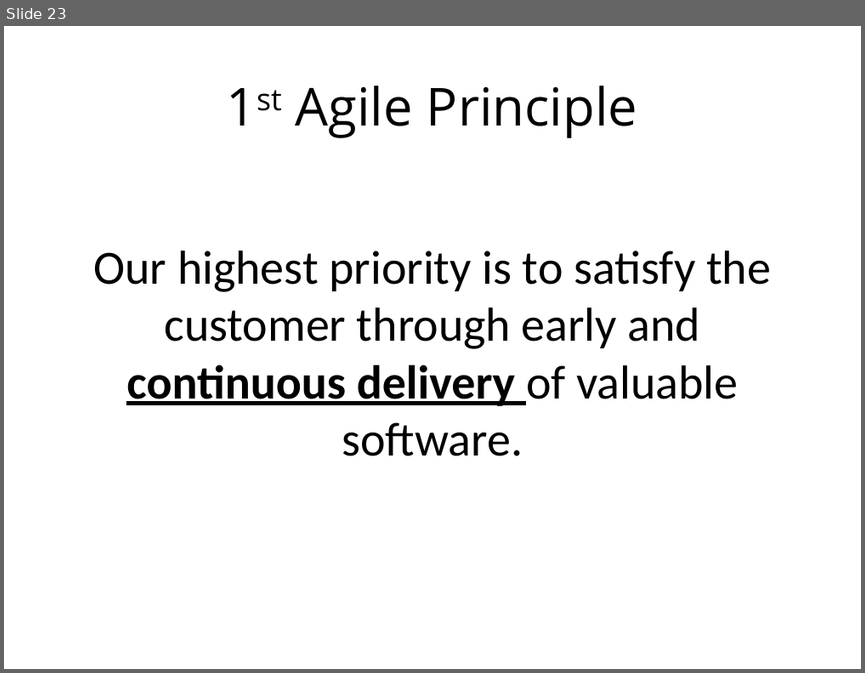
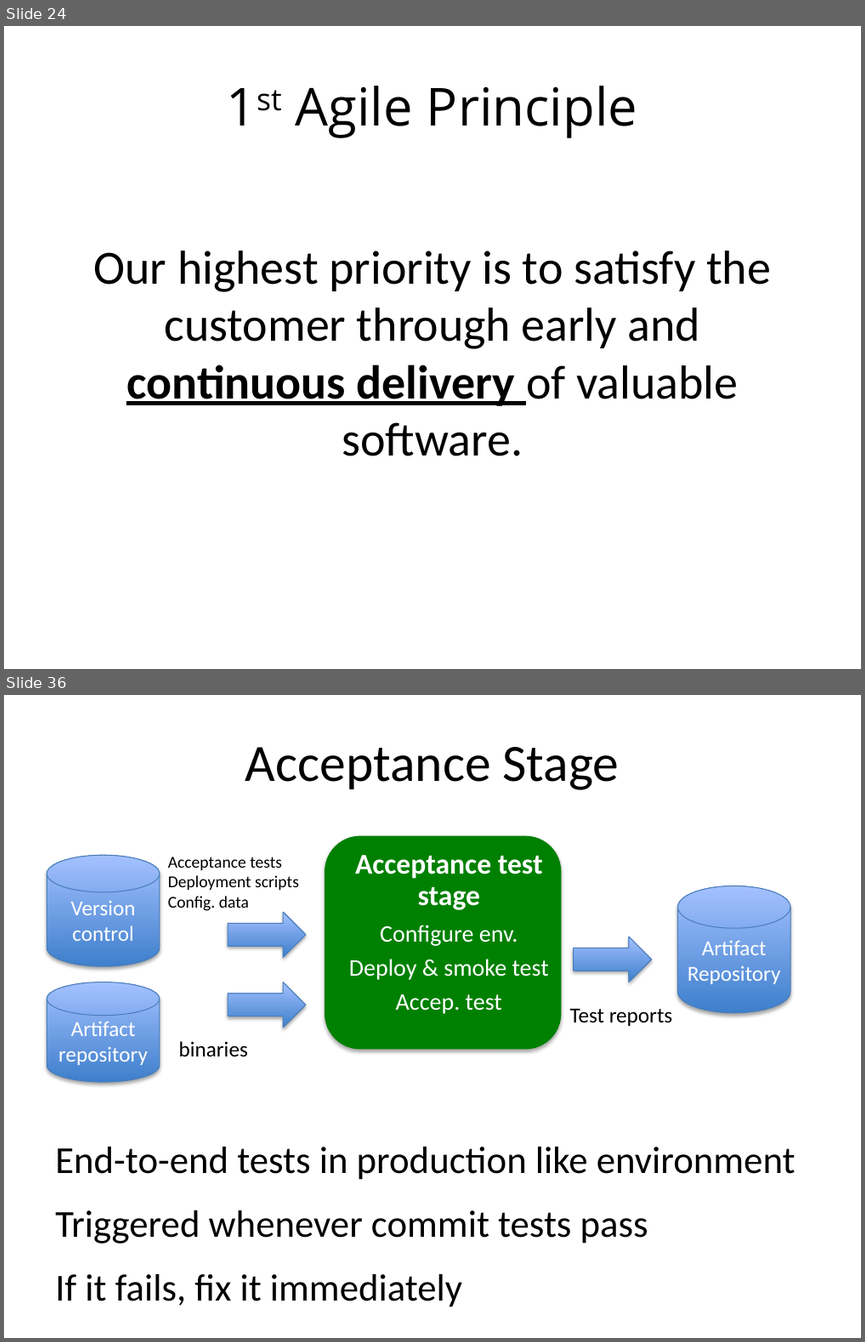
Before and after one commit to browngeek666/DevOpsPres, a slide deck: ALFDevOps.pptx. Shown one above the other, each under a label of ours: slide 23 before the commit, slides 24 and 36 after it; the slides between them are not shown. The pictures are 865x673 and 865x1342 pixels, drawn with LibreOffice and Linux fonts; fonts in the diff are those of the drawing. Boxes give left, top, right and bottom in pixels: in the first picture for what was removed or moved away, otherwise in the second. Text is boxed around its words. In the diff, an @@ line names an element or a change of style, - is before the commit and + after.

```diff
--- a/ALFDevOps.pptx
+++ b/ALFDevOps.pptx
@@ slide 36 added at [4, 695, 861, 1338], background #FFFFFF @@
@@ title added at [245, 747, 619, 790], 44 pt, text #000000 @@
+Acceptance Stage
@@ group added at [46, 835, 789, 1083]: 4 texts, 3 cylinders, 3 right arrows, 1 rounded rectangle @@
+Acceptance test stage
+Configure env.
+Deploy & smoke test
+Accep. test
+Version control
+Artifact
+Repository
+Test reports
+Artifact
+repository
+Acceptance tests
+Deployment scripts
+Config. data
+binaries
@@ text added at [55, 1146, 795, 1307], 32 pt, text #000000 @@
+End-to-end tests in production like environment
+Triggered whenever commit tests pass
+If it fails, fix it immediately
@@ what was slide 23 is now slide 24 @@
```
Also in this commit, not shown: 2 slides changed, 15 other slides added.
